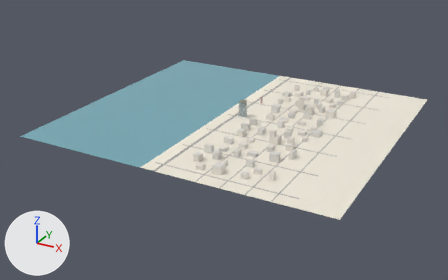
A saved change to the glTF model assets/engine/ashira.glb.
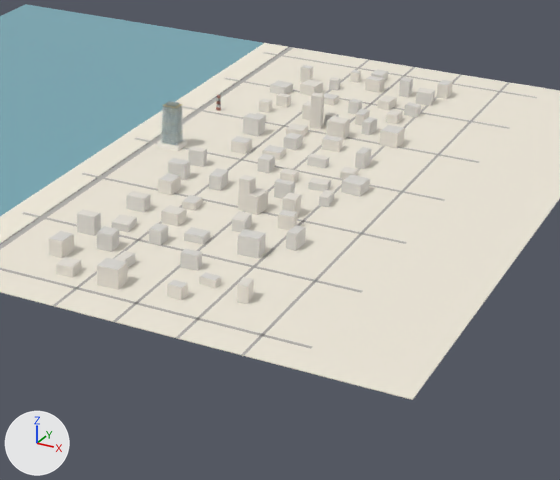
Each version is shown whole from a 50 mm camera at (924.0, -1816.0, 805.0) aimed at (-39.0, -65.0, -70.0), then close up on the part from 39% to 89% of the width and 21% to 90% of the height. Every picture has the same lights, and +X, +Y and +Z are marked at lower left. The older version's two pictures come first. Vertices at exactly the same position are counted once.

The first close-up shows 'scene'.
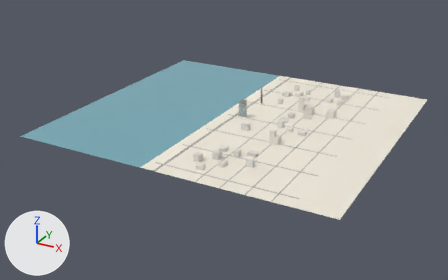
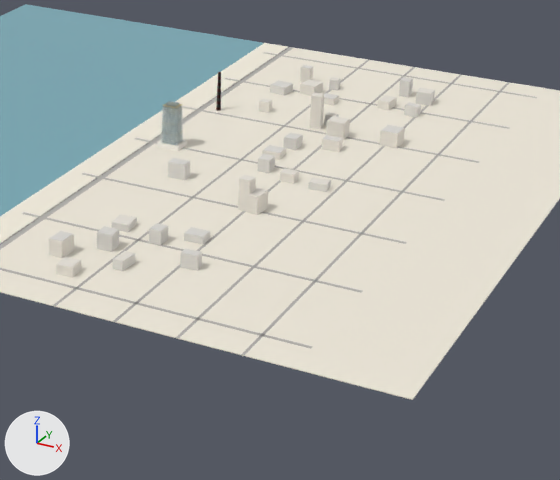
Boxes [x1, y1, x2, y2] around the edits, measured in the close-ups (560 x 480 px):
part 1 of me_mesh_0, deleted
    before: [77, 69, 452, 304]
part 2 of me_mesh_0, reshaped
    before: [216, 92, 221, 111]
    after: [216, 89, 221, 111]

What the commit changed:
me_mesh_0 is used by ob_scene; location (0.0, 0.0, 0.0).
me_mesh_0 had 1740 vertices, 2581 faces and spanned x -560.0..530.0, y -500.0..500.0, z -1.0..67.0.
me_mesh_0 now has 1437 vertices, 2136 faces and spans x -560.0..530.0, y -500.0..500.0, z -1.0..67.0.
me_mesh_0 part 1: 72 loose pieces with 576 vertices, spanning x 30.0..302.0, y -432.0..425.0, z 0.0..25.0, are deleted.
Part 2, on me_mesh_0:
197 faces are deleted.
60 vertices are added at x -9.0..-3.0, y 162.0..168.0, z 24.0..34.0.
15 new vertices lie (0.0, 0.0, 5.0) away from vertices in x -8.0..-3.0, y 164.0..168.0, z 14.0..29.0.
187 new faces join them, mat_lmr (beige #df9986).
141 new faces join them, mat_lmw (white #f8f6f0).
Other edits to the shape of me_mesh_0 do not show in these pictures.
